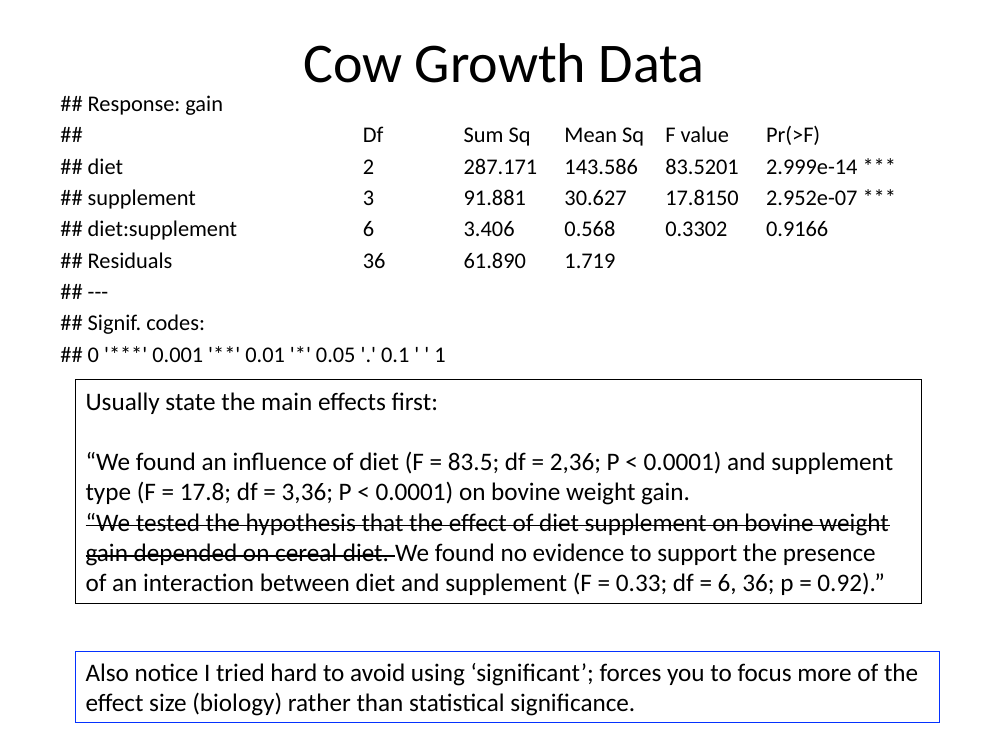
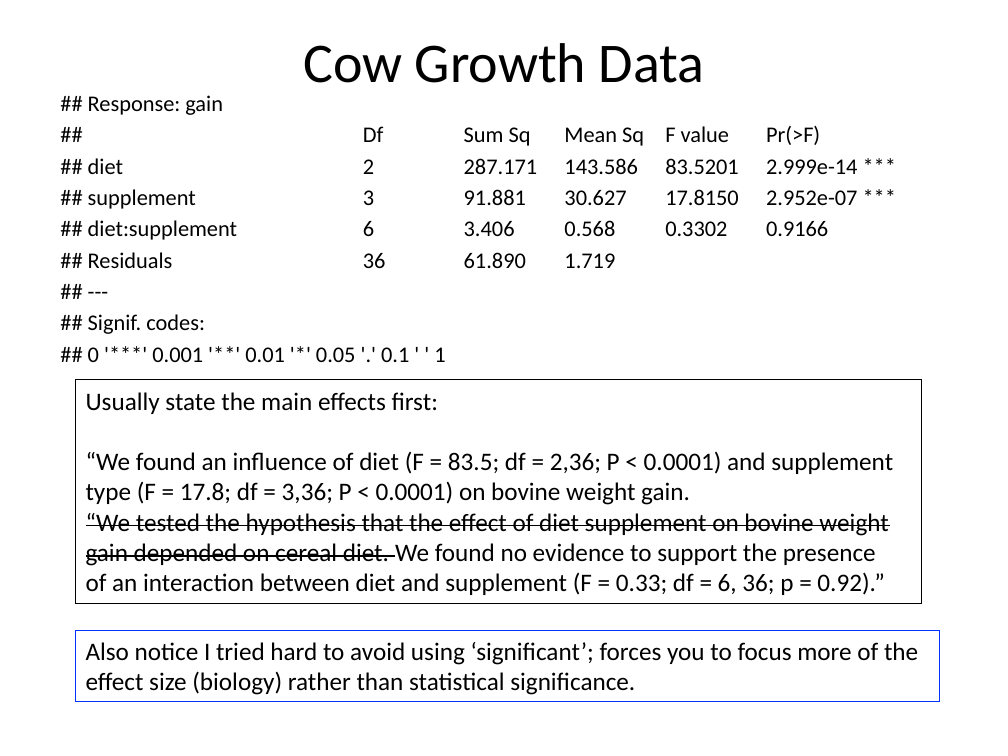
Before and after one commit to cmgienger/6-2WayANOVA, a slide deck: slide 15 of 6-2Way_ANOVA.pptx (slide 16 before the commit). Drawn at 1008x756 pixels with LibreOffice and Linux fonts; fonts in the diff are those of the drawing. Boxes give left, top, right and bottom in pixels: in the first picture for what was removed or moved away, otherwise in the second. Text is boxed around its words. In the diff, an @@ line names an element or a change of style, - is before the commit and + after.

```diff
--- a/6-2Way_ANOVA.pptx
+++ b/6-2Way_ANOVA.pptx
@@ rectangle "Also notice I tried hard ...": place and size @@
-rectangle "Also notice I tried hard ..." at (76,651,939,723)
+rectangle "Also notice I tried hard ..." at (76,630,939,702)
```
Also in this commit, not shown: 5 other slides changed, 1 slide removed, 2 other files.
